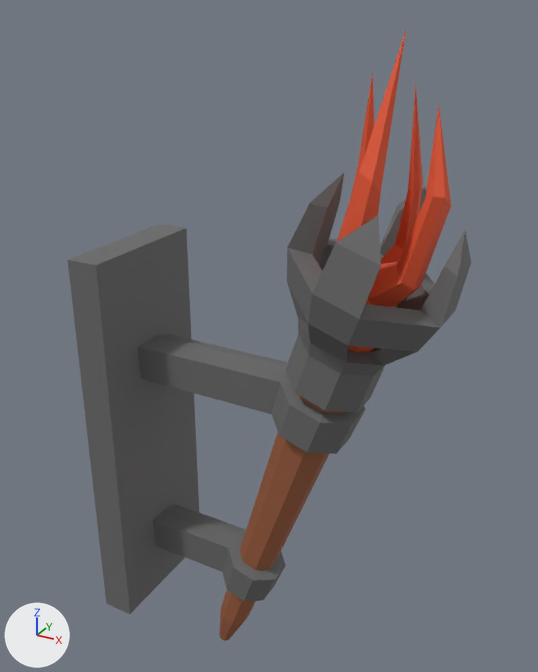
Two versions of the FBX model running-out-of-space/Assets/MyAssets/Models/ModularDungeon/Torch_wall.fbx, one commit apart.
Camera for both pictures: a camera (50 mm lens) standing at (1.51, -1.76, 1.31) and looking at (0.51, 0.06, 0.41). The axes (+X, +Y, +Z) are drawn at lower left. The lights are the same throughout. Vertices at the same position are counted once.

Names of what the first picture shows: 'Torch'.
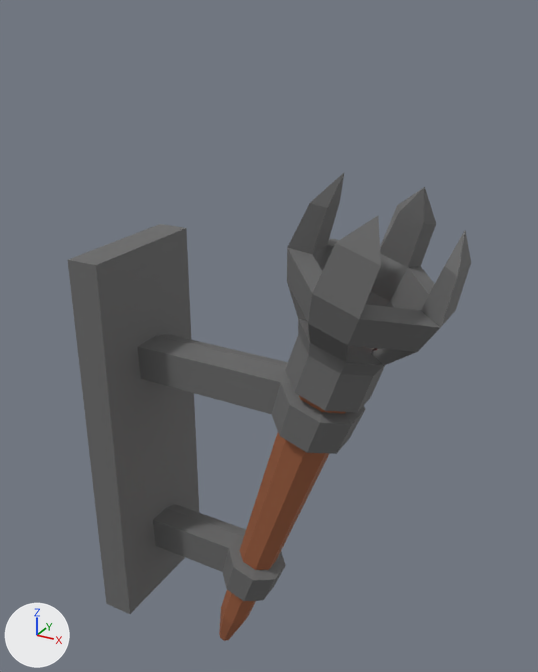
What differs and where, as boxes (x1, y1, x2, y2) in the pictures (538 x 672 px):
'Torch', reshaped (23% shorter)
    before: (68, 31, 471, 641)
    after: (68, 173, 471, 641)
part 1 of me_cube_000, deleted (red)
    before: (337, 31, 451, 352)

Diff of the bpy script that builds the scene:
```diff
--- a/running-out-of-space/Assets/MyAssets/Models/ModularDungeon/Torch_wall.fbx.py
+++ b/running-out-of-space/Assets/MyAssets/Models/ModularDungeon/Torch_wall.fbx.py
@@ me_cube_000 @@
 # used by ob_torch; location = (0.0, 0.0, 0.0)
-me_cube_000.from_pydata(...)  # 277 vertices, 299 faces; spans x 0.0..1.1, y -0.25..0.23, z -0.8..1.27
+me_cube_000.from_pydata(...)  # 209 vertices, 203 faces; spans x 0.0..1.1, y -0.25..0.23, z -0.8..0.95
+# me_cube_000 part 1
+# 68 vertices are removed from x 0.75..1.05, y -0.16..0.13, z 0.51..1.27
+# 96 faces are deleted
 me_cube_000.materials.append(mat_darksteel)
```
